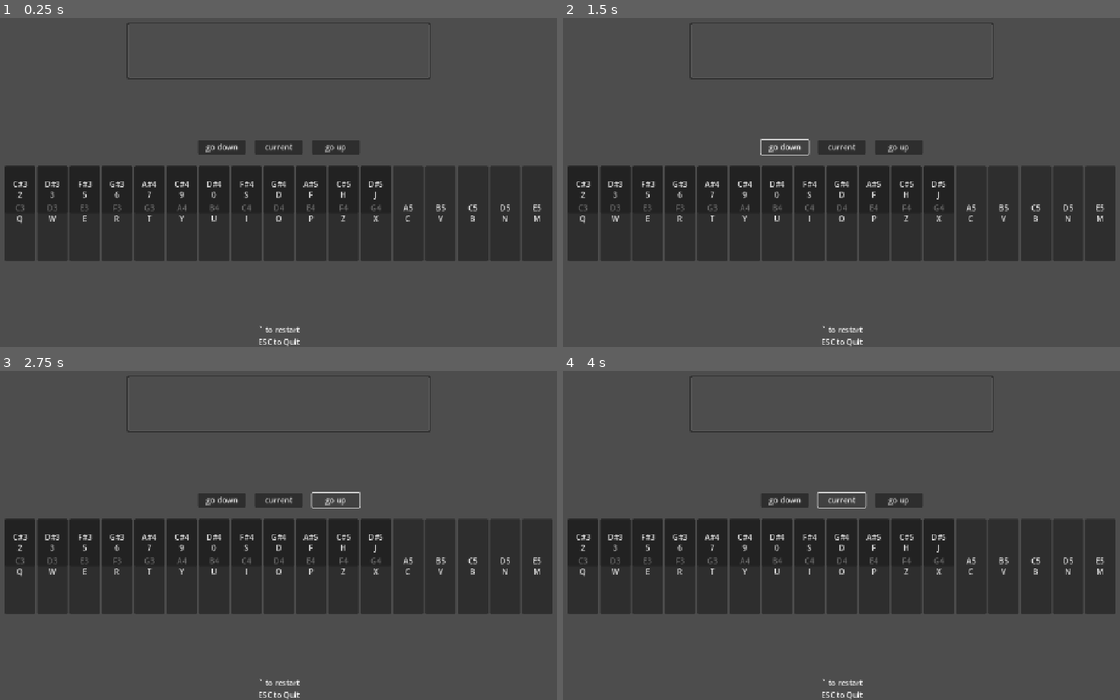
Above: before the commit, frames 1-4 (two rows, left to right).
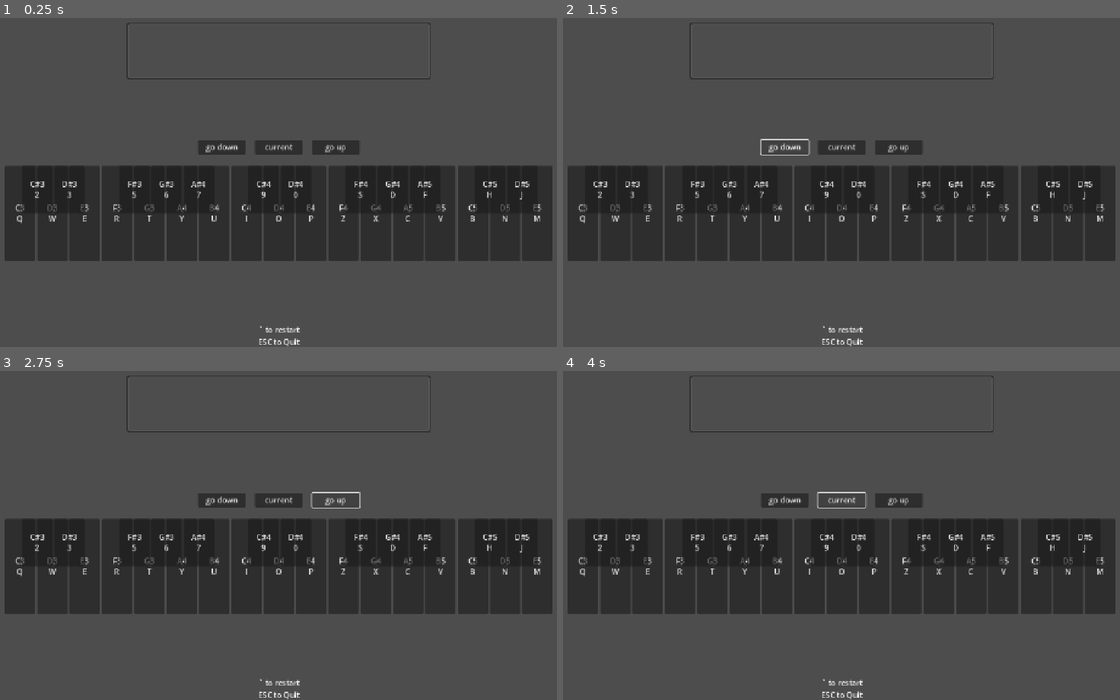
Above: after the commit, the same moments.

Repository: BaconEggsRL/GDSynth
Game: Godot game, scene res://main.tscn
The game is run twice, just before and just after one commit, with the same random seed, the same clock (stepped at 60 frames per second) and the same inputs.
Inputs:
- Up to frame 1 (0.25 s): no input
- Up to frame 2 (1.5 s): click "go down" at 0.5 s; click "go down" at 1.25 s
- Up to frame 3 (2.75 s): click "go up" at 2 s
- Up to frame 4 (4 s): click "go up" at 2.75 s; click "current" at 3.5 s

The runs differ from the first frame. In frame 1, 1.5% of the frame differs, in the area x 2-97%, y 45-60%; in frame 2, 1.5%; in frame 3, 1.5%; in frame 4, 1.5%.

Commit message:
keys

Diff:
--- a/main.gd
+++ b/main.gd
@@ -63,6 +63,22 @@
 
 			# add child
 			if piano_btn.note.contains("#"):
+				if piano_btn.note == "C#3":
+					var spacer = Label.new()
+					spacer.custom_minimum_size.x = 64.0 / 2.0
+					piano_black.add_child(spacer)
+				elif piano_btn.note.contains("F"):
+					# piano_btn.note == "F#3":
+					var spacer = Label.new()
+					spacer.custom_minimum_size.x = 64.0
+					piano_black.add_child(spacer)
+				elif piano_btn.note.contains("C"):
+					# piano_btn.note == "C#4":
+					var spacer = Label.new()
+					spacer.custom_minimum_size.x = 64.0
+					piano_black.add_child(spacer)
+
+
 				piano_btn.is_black = true
 				piano_black.add_child(piano_btn)
 			else:
